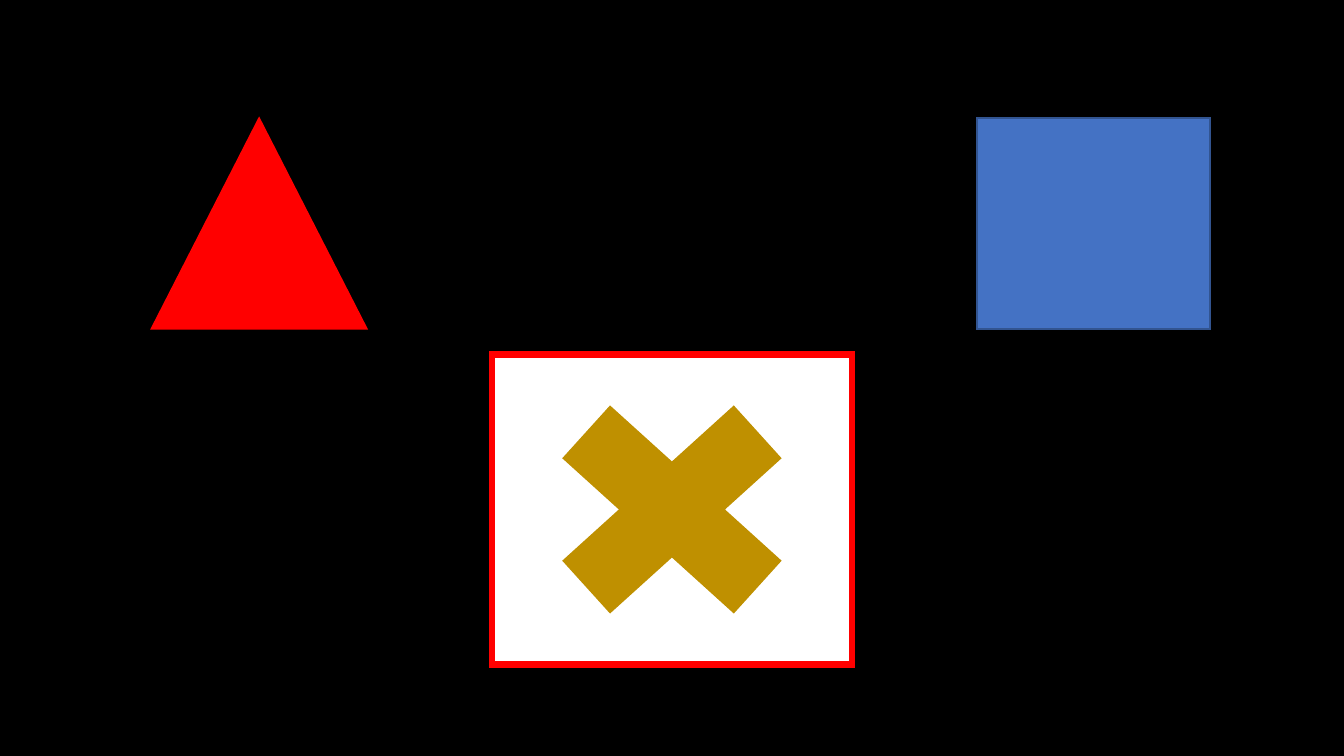
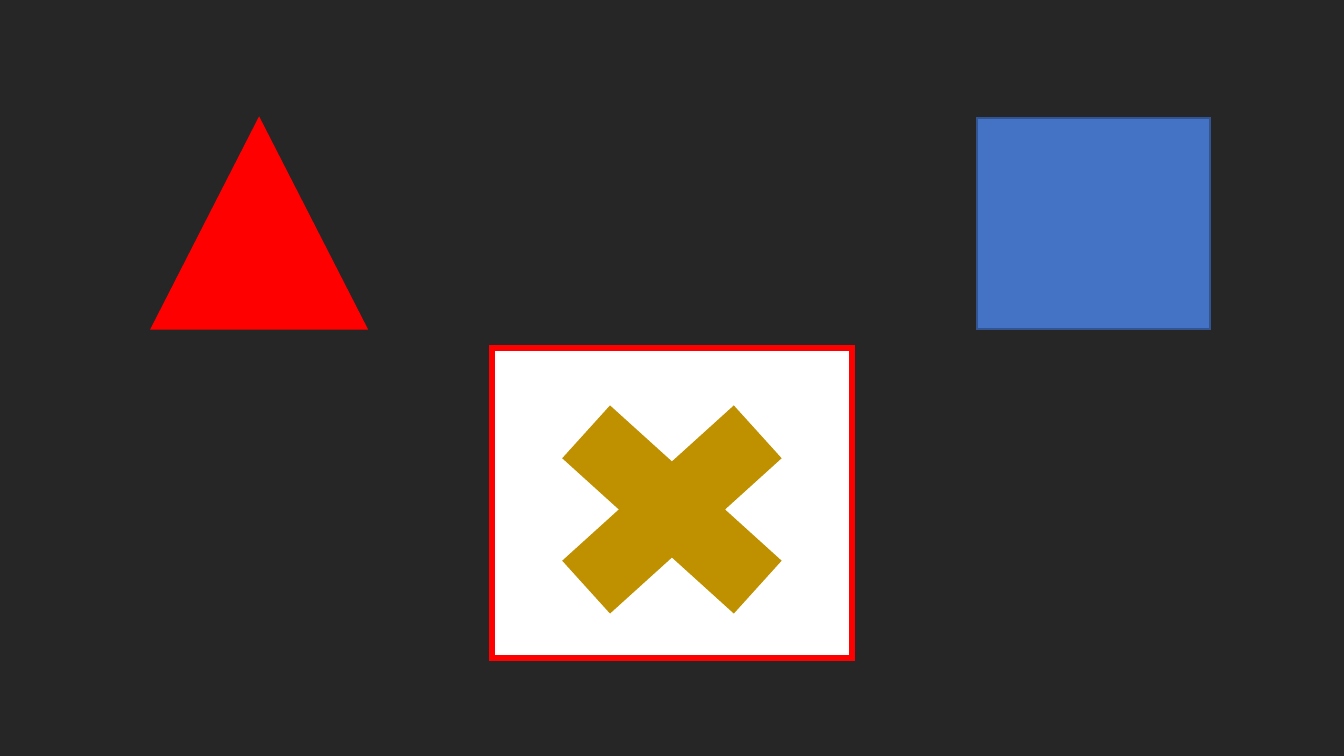
Before and after one commit to liranGur/gTec4ALS-Team-15, a slide deck: slide 2 of P300/TriggersBank/visual tirggers.pptx. Drawn at 1344x756 pixels with LibreOffice and Linux fonts; fonts in the diff are those of the drawing. Boxes give left, top, right and bottom in pixels: in the first picture for what was removed or moved away, otherwise in the second. Text is boxed around its words. In the diff, an @@ line names an element or a change of style, - is before the commit and + after.

```diff
--- a/P300/TriggersBank/visual tirggers.pptx
+++ b/P300/TriggersBank/visual tirggers.pptx
@@ background #000000 to #262626 @@
@@ rectangle: place and size @@
-rectangle at (492, 355, 853, 665)
+rectangle at (492, 348, 853, 658)
```
Also in this commit, not shown: 2 other slides changed, 4 other files.
